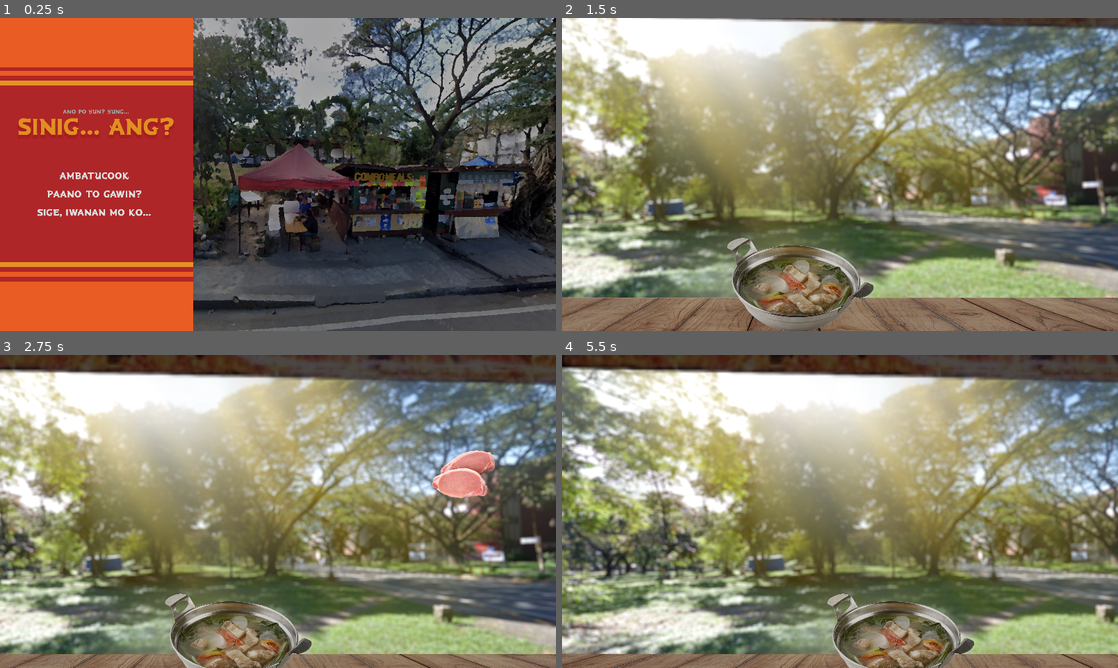
Above: before the commit, frames 1-4 (two rows, left to right).
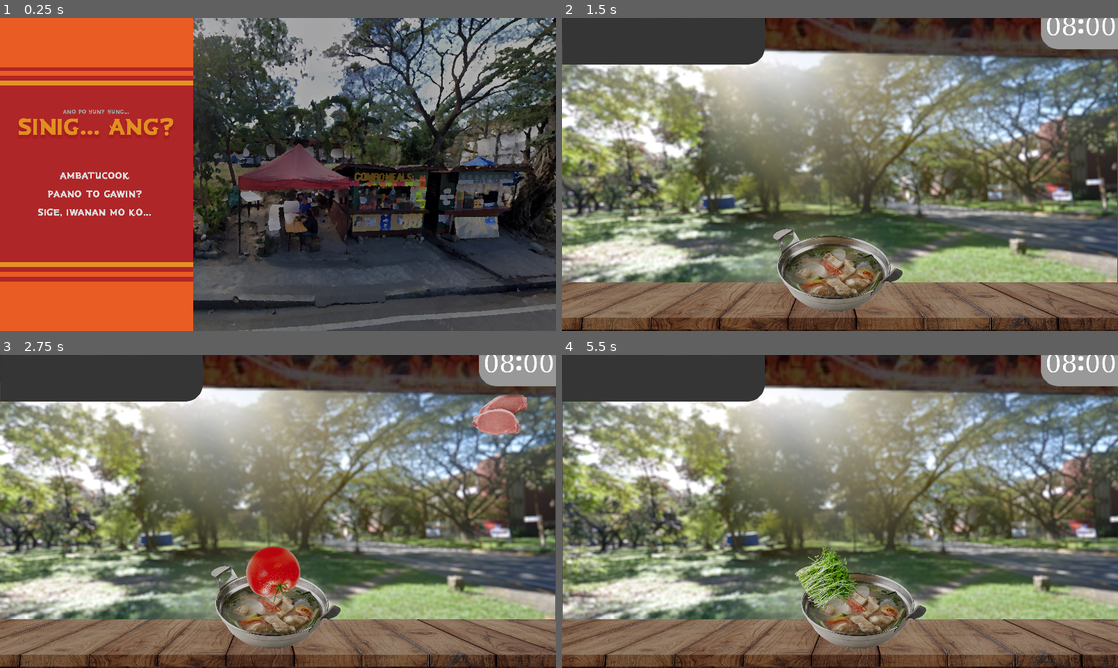
Above: after the commit, the same moments.

Repository: FlamingHerb/develup-chapter-1-quest
Game: Godot game, scene res://scenes/main_menu.tscn
The game is run twice, just before and just after one commit, with the same random seed, the same clock (stepped at 60 frames per second) and the same inputs. The engine's default icon, where the game draws it, is replaced by a stand-in: a white triangle on a blue panel in a dark square. Sound files missing from this copy of the repository are replaced by a short silence.
Inputs (mouse positions are in pixels of both pictures, inside the frame that each line leads up to):
- Up to frame 1 (0.25 s): no input
- Up to frame 2 (1.5 s): click "Ambatucook" at 0.5 s; tap Enter at 1.25 s; move the mouse to (962, 158) at 1.27 s; click (962, 158) at 1.42 s
- Up to frame 3 (2.75 s): tap Space at 1.52, 2.27 s; move the mouse to (494, 442) at 2.02 s; click (494, 442) at 2.17 s
- Up to frame 4 (5.5 s): move the mouse to (1023, 480) at 2.77 s; click (1023, 480) at 2.92 s; move the mouse to (812, 574) at 3.52 s; click (812, 574) at 3.67 s; tap Space at 3.77, 4.52, 5.27 s; move the mouse to (1006, 558) at 4.27 s; click (1006, 558) at 4.42 s; move the mouse to (673, 464) at 5.02 s; click (673, 464) at 5.17 s

The runs differ from the first frame. In frame 1, 0.4% of the frame differs, in the area x 3-32%, y 29-64%; in frame 2, 74%; in frame 3, 82%; in frame 4, 85%, in the area x 0-100%, y 0-100%.

Commit message:
feat: added time component

Diff:
--- a/project.godot
+++ b/project.godot
@@ -23,8 +23,13 @@
 [display]
 
 window/stretch/mode="canvas_items"
+window/snap/snap_2d_vertices_to_pixel=true
+
+[physics]
+
+2d/run_on_separate_thread=true
 
 [rendering]
 
-renderer/rendering_method="gl_compatibility"
-renderer/rendering_method.mobile="gl_compatibility"
+2d/snap/snap_2d_transforms_to_pixel=true
+2d/snap/snap_2d_vertices_to_pixel=true
--- a/scenes/game_main.tscn
+++ b/scenes/game_main.tscn
@@ -9,6 +9,9 @@
 [ext_resource type="Texture2D" uid="uid://d01n4yb18q3yq" path="res://icon.svg" id="4_sjphd"]
 [ext_resource type="Texture2D" uid="uid://ckb1mbjv0u5bp" path="res://graphics/game_main/counter_top_top.png" id="5_ehdg0"]
 [ext_resource type="Environment" uid="uid://2b06qi8mpq8e" path="res://graphics/game_main/env.tres" id="5_t62qh"]
+[ext_resource type="Script" path="res://scripts/screen_tint.gd" id="10_6w0uc"]
+[ext_resource type="Texture2D" uid="uid://stoy8dp481gx" path="res://scripts/daynightcycle-gradient-texture.tres" id="11_5bvha"]
+[ext_resource type="FontFile" uid="uid://7dxyuf2yu41a" path="res://fonts/pipanganan.otf" id="12_gm7aq"]
 
 [sub_resource type="CapsuleShape2D" id="CapsuleShape2D_goop2"]
 radius = 45.0
@@ -22,19 +25,33 @@
 shader_parameter/cutoff = 0.108
 shader_parameter/falloff = 1.0
 shader_parameter/edge_fade = 0.15
-shader_parameter/speed = 3.0
+shader_parameter/speed = 4.0
 shader_parameter/ray1_density = 8.0
 shader_parameter/ray2_density = 30.0
 shader_parameter/ray2_intensity = 0.3
-shader_parameter/color = Color(0.813376, 0.637326, 2.69532e-06, 0.8)
+shader_parameter/color = Color(0.813, 0.637, 0, 0.416)
 shader_parameter/hdr = false
 shader_parameter/seed = 5.0
 
 [sub_resource type="RectangleShape2D" id="RectangleShape2D_35bjr"]
 size = Vector2(1603, 145)
 
+[sub_resource type="StyleBoxFlat" id="StyleBoxFlat_x5hht"]
+bg_color = Color(0.207843, 0.207843, 0.207843, 1)
+corner_radius_bottom_right = 35
+
+[sub_resource type="StyleBoxFlat" id="StyleBoxFlat_aa8wr"]
+corner_radius_bottom_left = 35
+
+[sub_resource type="LabelSettings" id="LabelSettings_nhwy5"]
+font = ExtResource("12_gm7aq")
+font_size = 52
+
 [node name="GameMain" type="Node2D"]
 script = ExtResource("1_3ull0")
+game_time = 8.0
+game_speed = 10
+time_passes_allowed = false
 
 [node name="Background" type="Sprite2D" parent="."]
 self_modulate = Color(1.1, 1.1, 1.1, 1)
@@ -66,17 +83,17 @@
 shape = SubResource("CapsuleShape2D_goop2")
 
 [node name="ProjectileGrouping" type="Node2D" parent="."]
+modulate = Color(0.808998, 0.808998, 0.808998, 1)
 
 [node name="GodRay" type="Sprite2D" parent="."]
 material = SubResource("ShaderMaterial_rmqom")
 position = Vector2(575, 323.5)
 scale = Vector2(12.4844, 6.99219)
 texture = ExtResource("4_sjphd")
-metadata/_edit_lock_ = true
 
 [node name="CounterRoof" type="Sprite2D" parent="."]
 self_modulate = Color(0.285969, 0.272194, 0.290561, 1)
-position = Vector2(1289, -252)
+position = Vector2(1285, -213)
 scale = Vector2(6.11118, 6.11118)
 texture = ExtResource("5_ehdg0")
 metadata/_edit_lock_ = true
@@ -85,8 +102,10 @@
 environment = ExtResource("5_t62qh")
 
 [node name="GameCamera" type="Camera2D" parent="."]
+process_physics_priority = 1
 position = Vector2(576, 320)
-zoom = Vector2(0.85, 0.85)
+zoom = Vector2(0.75, 0.75)
+process_callback = 0
 limit_left = -224
 limit_top = -126
 limit_right = 1376
@@ -96,11 +115,47 @@
 metadata/_edit_lock_ = true
 
 [node name="IngredientDeathZone" type="Area2D" parent="."]
+position = Vector2(0, 3)
 
 [node name="Death" type="CollisionShape2D" parent="IngredientDeathZone"]
 position = Vector2(576.5, 847.5)
 shape = SubResource("RectangleShape2D_35bjr")
 debug_color = Color(0.956871, 0.119971, 0.43239, 0.42)
 
+[node name="ScreenTint" type="CanvasModulate" parent="."]
+script = ExtResource("10_6w0uc")
+gradient_texture = ExtResource("11_5bvha")
+
+[node name="UIStuff" type="CanvasLayer" parent="."]
+
+[node name="ComboPanel" type="Panel" parent="UIStuff"]
+offset_right = 420.0
+offset_bottom = 96.0
+theme_override_styles/panel = SubResource("StyleBoxFlat_x5hht")
+
+[node name="TimePanel" type="Panel" parent="UIStuff"]
+anchors_preset = 1
+anchor_left = 1.0
+anchor_right = 1.0
+offset_left = -160.0
+offset_bottom = 64.0
+grow_horizontal = 0
+theme_override_styles/panel = SubResource("StyleBoxFlat_aa8wr")
+
+[node name="CurrentTime" type="Label" parent="UIStuff/TimePanel"]
+layout_mode = 1
+anchors_preset = 14
+anchor_top = 0.5
+anchor_right = 1.0
+anchor_bottom = 0.5
+offset_left = 19.0
+offset_top = -38.0
+offset_right = -13.0
+offset_bottom = 32.0
+grow_horizontal = 2
+grow_vertical = 2
+text = "08:00"
+label_settings = SubResource("LabelSettings_nhwy5")
+
 [connection signal="body_entered" from="SinigangPhysicsBody" to="." method="_on_sinigang_physics_body_body_entered"]
 [connection signal="body_entered" from="IngredientDeathZone" to="." method="_on_ingredient_death_zone_body_entered"]
--- a/scenes/game_main/item_base.tscn
+++ b/scenes/game_main/item_base.tscn
@@ -9,7 +9,6 @@
 radius = 67.0671
 
 [node name="ItemBase" type="RigidBody2D"]
-position = Vector2(142, 75)
 script = ExtResource("1_u5cyj")
 
 [node name="ItemSprite" type="Sprite2D" parent="."]
--- a/scripts/audio_manager.gd
+++ b/scripts/audio_manager.gd
@@ -2,8 +2,6 @@
 # Least insane RPG Maker dickriding
 #===============================================================================
 extends Node
-
-signal is_call_finished
 
 @onready var background_music = %BGM
 @onready var background_sound = %BGS
--- /dev/null
+++ b/scripts/daynightcycle-gradient-texture.tres
@@ -0,0 +1,10 @@
+[gd_resource type="GradientTexture1D" load_steps=2 format=3 uid="uid://stoy8dp481gx"]
+
+[sub_resource type="Gradient" id="Gradient_faefq"]
+interpolation_mode = 2
+offsets = PackedFloat32Array(0, 0.208301, 0.379708, 0.5196, 0.599539, 0.678709, 0.73913)
+colors = PackedColorArray(0.169088, 0.18037, 0.333017, 1, 0.215204, 0.199866, 0.394424, 1, 0.428431, 0.193332, 0.564388, 1, 0.953258, 0.459474, 0.668641, 1, 1, 0.594559, 0.609267, 1, 1.00198, 0.870214, 0.866891, 1, 1, 1, 1, 1)
+
+[resource]
+gradient = SubResource("Gradient_faefq")
+width = 2048
--- a/scripts/game_main.gd
+++ b/scripts/game_main.gd
@@ -1,9 +1,19 @@
 extends Node2D
 
 @onready var projectile_group = $ProjectileGrouping
+@onready var current_time_label = $UIStuff/TimePanel/CurrentTime
+@onready var screen_tint = $ScreenTint
 
 enum StartingPosition {LEFT, RIGHT}
 enum ItemType {ITEM, ENEMY}
+
+@export_range(6, 24) var game_time: float = 6
+@export_range(1, 200) var game_speed: int = 20
+@export var time_passes_allowed: bool = true
+
+const min_per_hour = 60
+const game_to_irl_min = (2 * PI) / 1440
+
 
 #===============================================================================
 # Engine Signature/Signals functions
@@ -17,7 +27,14 @@
 
 # Called every frame. 'delta' is the elapsed time since the previous frame.
 func _process(delta: float) -> void:
-	pass
+	if time_passes_allowed:
+		if game_time > 24.0:
+			game_time = 0
+		if game_time < 16.0:
+			game_time += delta * game_to_irl_min * game_speed
+
+		_change_time_label(game_time)
+		screen_tint.change_color(game_time)
 
 func _input(event: InputEvent) -> void:
 	if event is InputEventKey and Input.is_key_pressed(KEY_SPACE):
@@ -28,7 +45,7 @@
 #===============================================================================
 
 func _new_item_spawn():
-	var new_item = preload("res://scenes/game_main/item_base.tscn")
+	var new_item = load("res://scenes/game_main/item_base.tscn")
 	var adding_item = new_item.instantiate()
 
 	if randi_range(0, 1):
@@ -56,3 +73,21 @@
 		print("Did not cut it.")
 
 	body.queue_free()
+
+func _change_time_label(current_time: float):
+	var text_hour: String = ""
+	var text_min: String = ""
+	var hour: float = floor(current_time)
+	var minutes: float = floor((current_time - hour) * 60)
+
+	if hour < 10:
+		text_hour = "0" + str(hour)
+	else:
+		text_hour = str(hour)
+
+	if minutes < 10:
+		text_min = "0" + str(minutes)
+	else:
+		text_min = str(minutes)
+
+	current_time_label.text = text_hour + ":" + text_min
--- a/scripts/game_main/camera_2d.gd
+++ b/scripts/game_main/camera_2d.gd
@@ -7,9 +7,5 @@
 	pass # Replace with function body.
 
 # Called every frame. 'delta' is the elapsed time since the previous frame.
-func _process(delta: float) -> void:
-	pass
-
-func _input(event: InputEvent) -> void:
-	if event is InputEventMouseMotion:
-		position = event.position
+func _physics_process(delta: float) -> void:
+	position = get_viewport().get_mouse_position()
--- a/scripts/game_main/item_base.gd
+++ b/scripts/game_main/item_base.gd
@@ -43,7 +43,8 @@
 # Called when the node enters the scene tree for the first time.
 func _ready() -> void:
 	# Set target pos randomly
-	target_pos.x = 602 + randi_range(-100,100)
+	target_pos.x = target_pos.x + randi_range(-200,200)
+	target_pos.y = target_pos.y + randi_range(-400,-200)
 
 	_set_graphics()
 	_calculate_linear_velocity()
--- /dev/null
+++ b/scripts/screen_tint.gd
@@ -0,0 +1,28 @@
+extends CanvasModulate
+
+@export var gradient_texture: GradientTexture1D
+const min_per_hour = 60
+const game_to_irl_min = (2 * PI) / 1440
+
+@export_category("Time")
+
+
+
+# Called when the node enters the scene tree for the first time.
+func _ready():
+	pass
+
+# Called every frame. 'delta' is the elapsed time since the previous frame.
+func _process(_delta):
+	pass
+
+func change_color(curr_time: float):
+	var new_time = game_to_irl_min * min_per_hour * curr_time
+	var value = (sin(new_time - PI / 2.0) + 1.0) / 2.0
+	self.color = gradient_texture.gradient.sample(value)
+
+func _change_color_signal(curr_time: float):
+	#var tween = get_tree().create_tween()
+	var new_time = game_to_irl_min * min_per_hour * curr_time
+	var value = (sin(new_time - PI / 2.0) + 1.0) / 2.0
+	self.color = gradient_texture.gradient.sample(value)
Not shown: 1 places in scenes/game_main.tscn that only renumber resources
